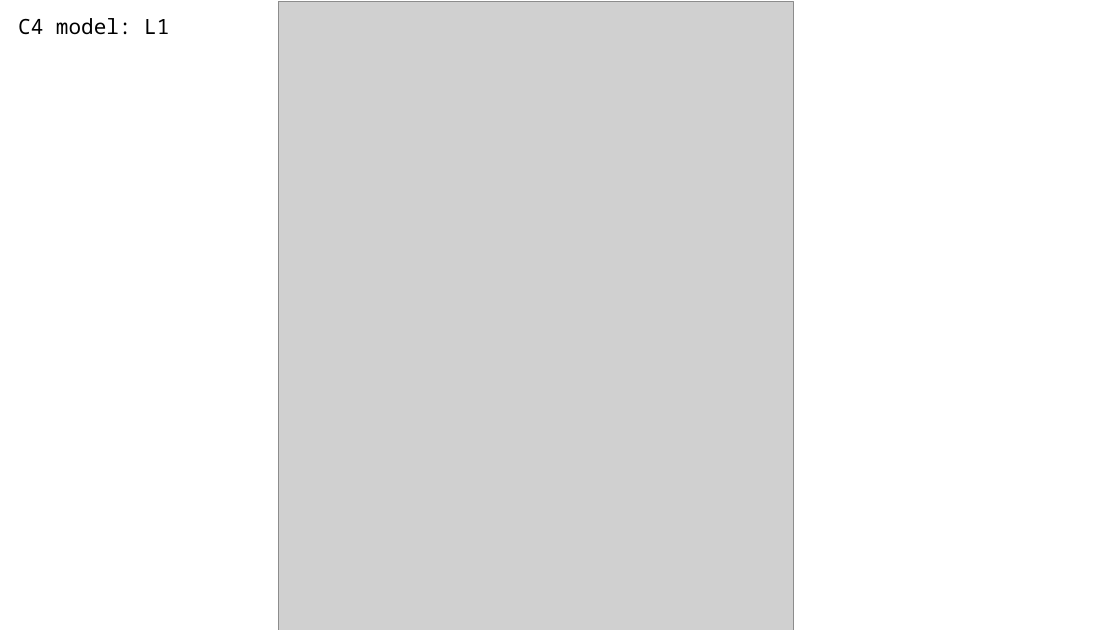
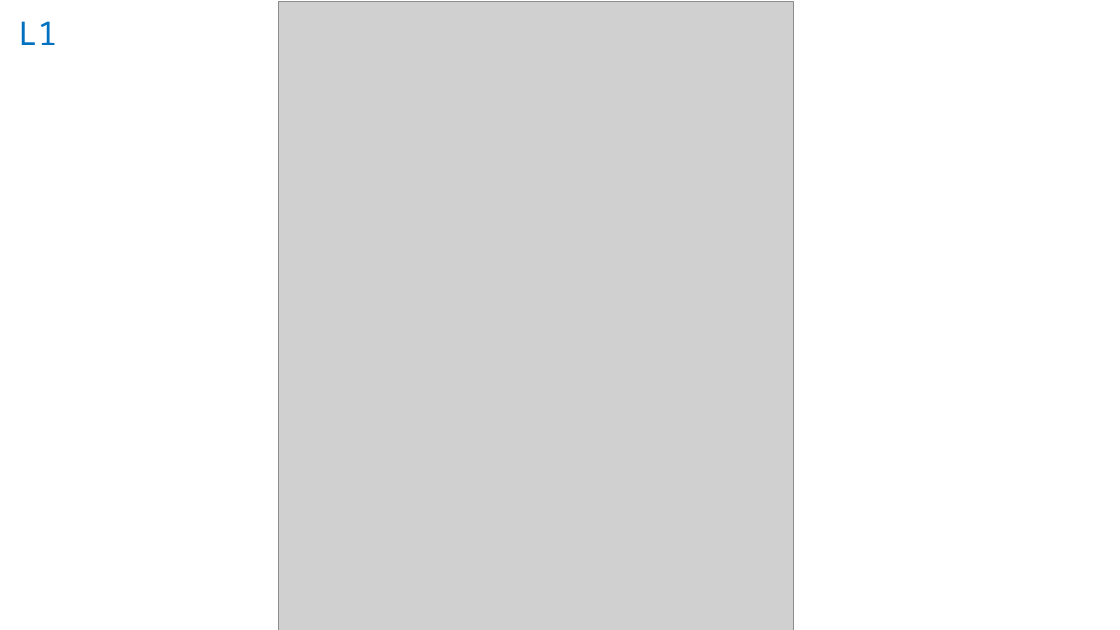
Before and after one commit to alexeykko/rct-project-nswi130, a slide deck: slide 11 of RacingCarTrackerPresentation.pptx. Drawn at 1120x630 pixels with LibreOffice and Linux fonts; fonts in the diff are those of the drawing; grey boxes stand for pictures. Boxes give left, top, right and bottom in pixels: in the first picture for what was removed or moved away, otherwise in the second. Text is boxed around its words. In the diff, an @@ line names an element or a change of style, - is before the commit and + after.

```diff
--- a/RacingCarTrackerPresentation.pptx
+++ b/RacingCarTrackerPresentation.pptx
@@ text at [18, 21, 57, 45]: text changed; size 18 to 28 pt; text colour #000000 to #0070C0 @@
-C4 model: L1
+L1
```
Also in this commit, not shown: 22 other slides changed.
